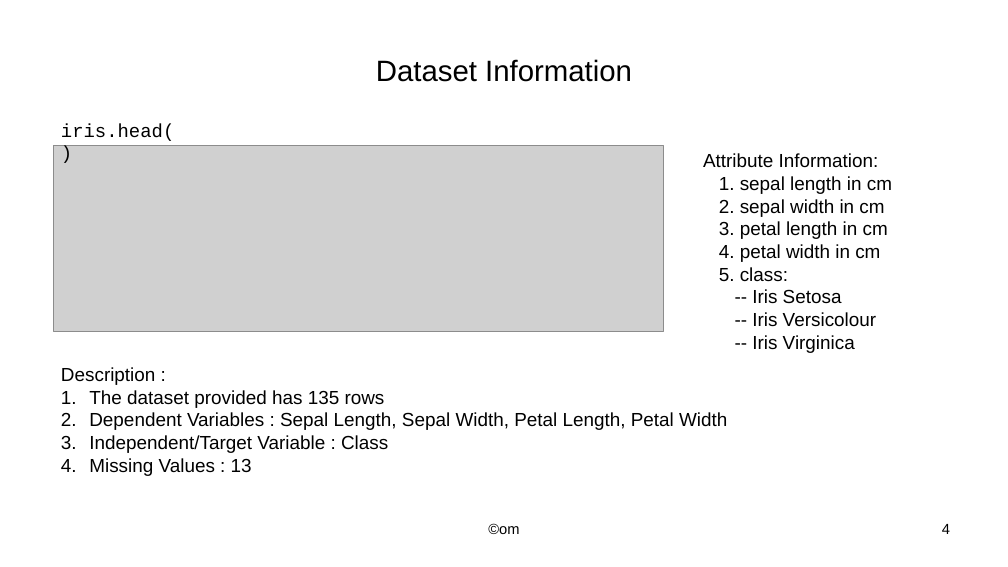
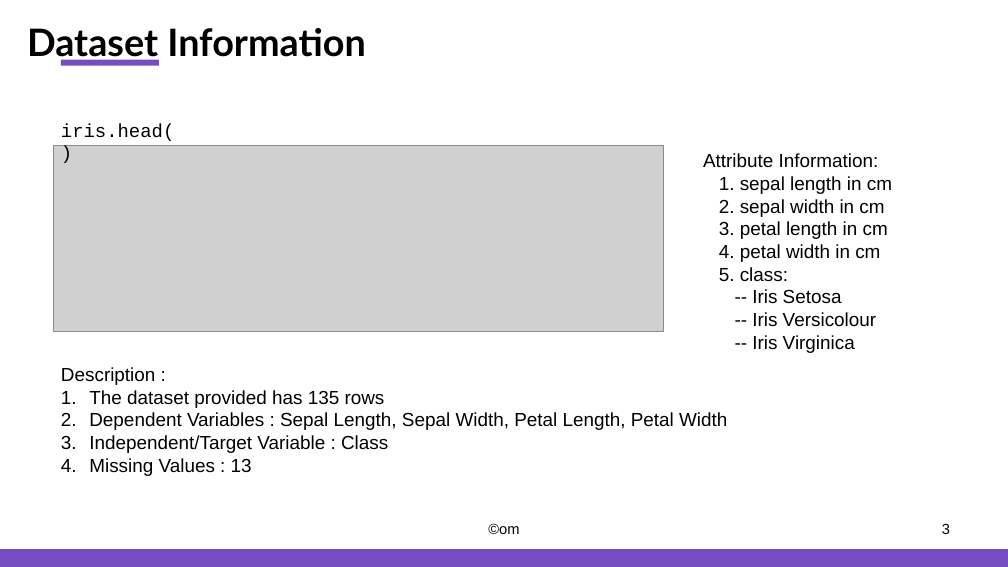
Before and after one commit to iData1011/data-analysis-projects, a slide deck: slide 3 of EDA-iris/slide/slide-iris.pptx (slide 4 before the commit). Drawn at 1008x567 pixels with LibreOffice and Linux fonts; fonts in the diff are those of the drawing; grey boxes stand for pictures. Boxes give left, top, right and bottom in pixels: in the first picture for what was removed or moved away, otherwise in the second. Text is boxed around its words. In the diff, an @@ line names an element or a change of style, - is before the commit and + after.

```diff
--- a/EDA-iris/slide/slide-iris.pptx
+++ b/EDA-iris/slide/slide-iris.pptx
@@ title "Dataset Information" moved from (x1=376, y1=59, x2=632, y2=82) to (x1=27, y1=28, x2=366, y2=64) @@
@@ title "Dataset Information" at (x1=27, y1=28, x2=366, y2=64): size 28 to 36 pt, font Arial to Lato, bold on; alignment centre to left @@
@@ rectangle added at (x1=60, y1=60, x2=159, y2=66), fill #754DC1 @@
@@ page number at (x1=942, y1=523, x2=950, y2=534): text changed @@
-4
+3
@@ rectangle added at (x1=0, y1=549, x2=1008, y2=567), fill #754DC1 @@
```
Also in this commit, not shown: 7 other slides changed, 1 slide added, 3 slides removed, 9 other files.
